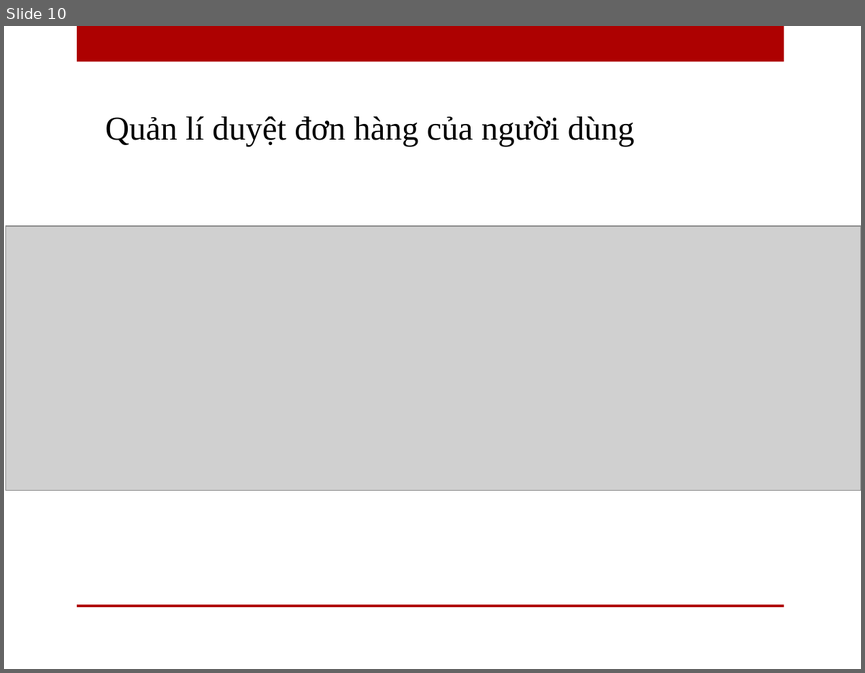
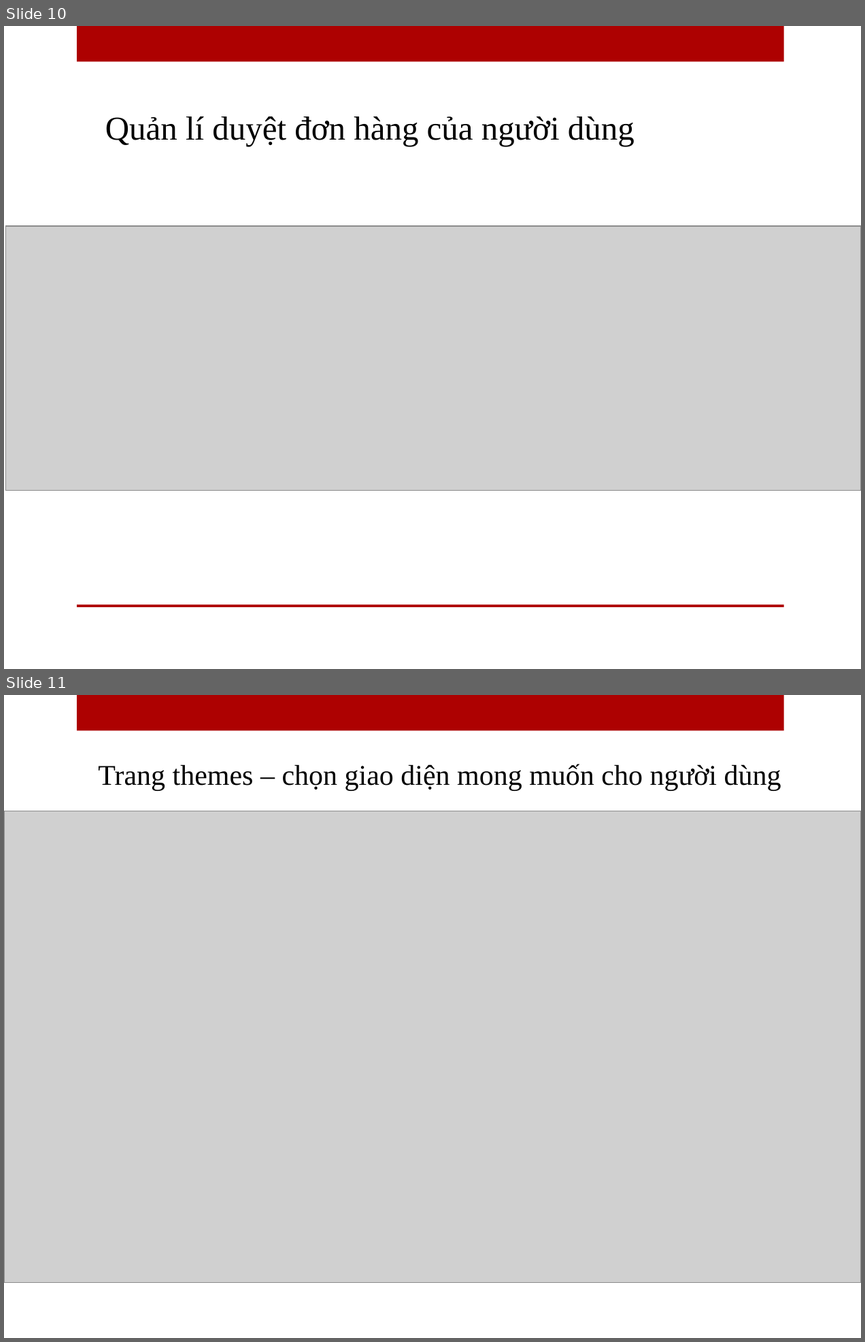
Before and after one commit to Nguyet97/Project-Linh_Nguyet, a slide deck: FE03-Project Admin.pptx. Shown one above the other, each under a label of ours: slide 10 before the commit, slides 10 and 11 after it. The pictures are 865x673 and 865x1342 pixels, drawn with LibreOffice and Linux fonts; fonts in the diff are those of the drawing; grey boxes stand for pictures; background and template pictures are left out. Boxes give left, top, right and bottom in pixels: in the first picture for what was removed or moved away, otherwise in the second. Text is boxed around its words. In the diff, an @@ line names an element or a change of style, - is before the commit and + after.

```diff
--- a/FE03-Project Admin.pptx
+++ b/FE03-Project Admin.pptx
@@ slide 11 added at [4, 695, 861, 1338], background picture (left out); not listed: 1 template element that a slide beside it also shows @@
@@ text added at [98, 764, 781, 791], 24 pt, text #000000 @@
+Trang themes – chọn giao diện mong muốn cho người dùng
@@ picture added at [4, 811, 861, 1283] @@
```
Also in this commit, not shown: 3 slides changed, 1 other slide added, 1 slide removed, 5 other files.
